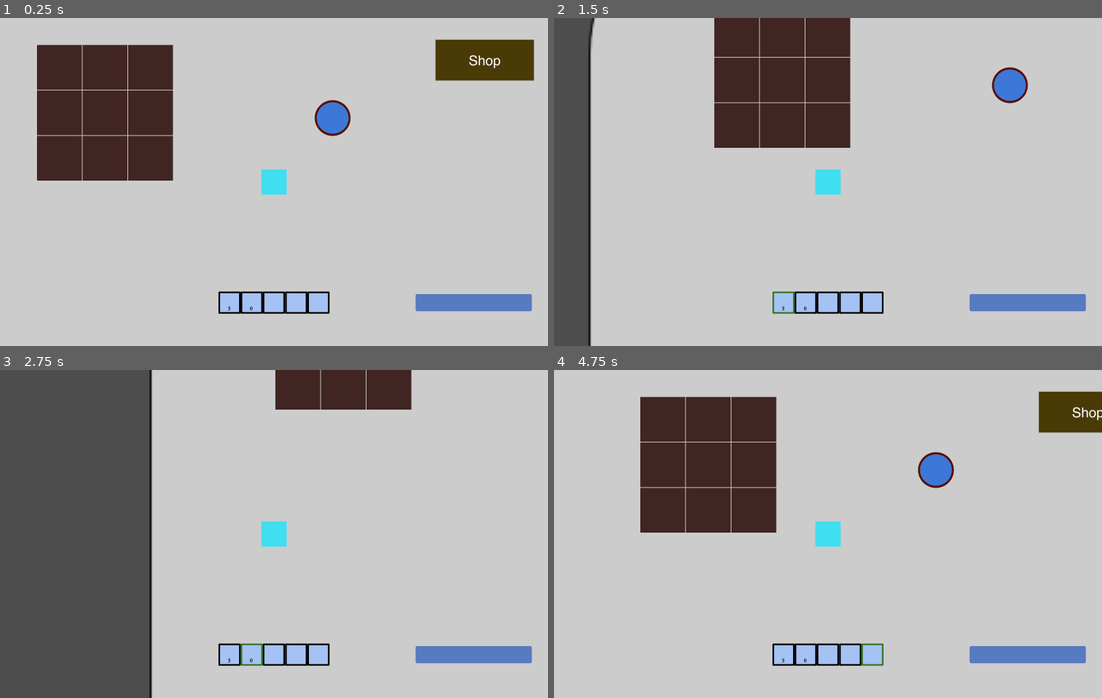
Above: before the commit, frames 1-4 (two rows, left to right).
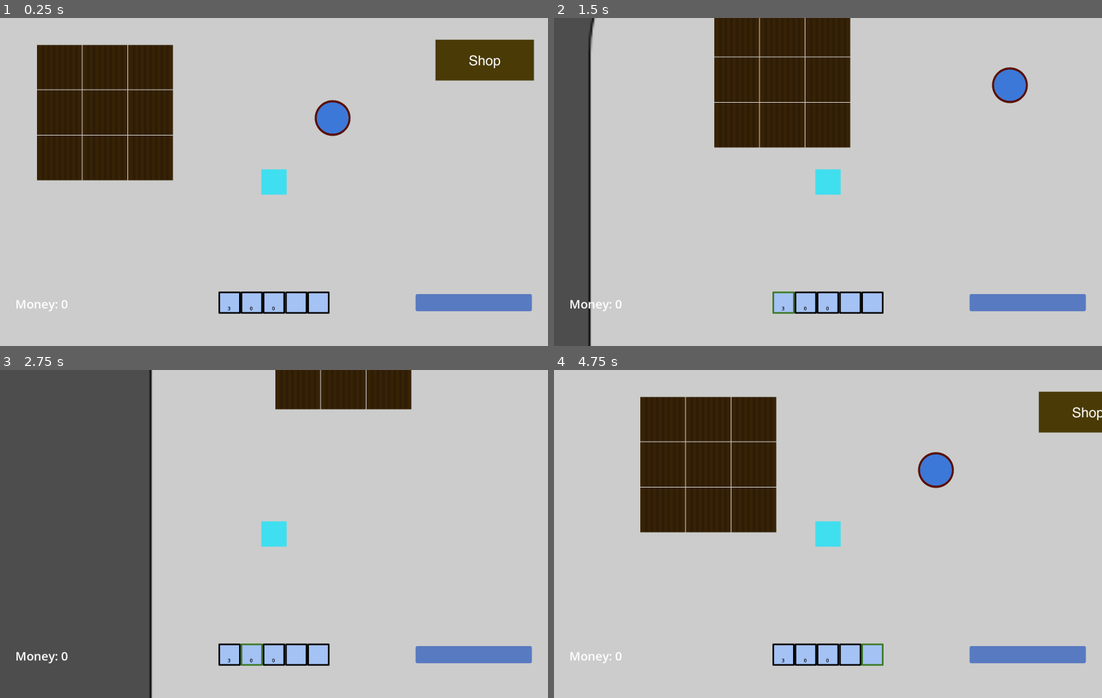
Above: after the commit, the same moments.

Repository: occult-frog/cake-orchard
Game: Godot game, scene res://background.tscn
Two runs of this game, one before a commit and one after it. Both use one fixed random seed, a clock stepped at 60 frames per second and the inputs below.
Inputs:
- Up to frame 1 (0.25 s): no input
- Up to frame 2 (1.5 s): tap Enter at 0.5 s; hold A (move_right) 0.53-1.28 s; hold F (plant) 0.53-1.28 s; hold S (move_down) from 1.28 s (still down); tap 1 (inv1) at 1.35 s
- Up to frame 3 (2.75 s): tap F (plant) at 1.55 s; release S (move_down) at 2.03 s; hold A (move_right) from 2.03 s (still down); hold F (plant) from 2.03 s (still down); tap 2 (inv2) at 2.1 s
- Up to frame 4 (4.75 s): release A (move_right) at 2.78 s; release F (plant) at 2.78 s; hold W (move_up) 2.78-3.53 s; tap 3 (inv3) at 2.85 s; tap F (plant) at 3.05, 4.55 s; hold F (plant) 3.53-4.28 s; hold D (move_left) from 3.53 s (still down); tap 4 (inv4) at 3.6 s; tap 5 (inv5) at 4.35 s

The runs differ from the first frame. In frame 1, 10% of the frame differs, in the area x 3-51%, y 8-90%; in frame 2, 9.8%; in frame 3, 3.1%; in frame 4, 10%.

Commit message:
Add files via upload

Diff:
--- a/background.tscn
+++ b/background.tscn
@@ -6,7 +6,11 @@
 [ext_resource type="PackedScene" uid="uid://n87mqdi7gbwb" path="res://well_node.tscn" id="4_splo0"]
 [ext_resource type="PackedScene" uid="uid://ci43kcqa2rp4j" path="res://shop_node.tscn" id="5_eq6nc"]
 
+[sub_resource type="GDScript" id="GDScript_bpugw"]
+script/source = "extends Node"
+
 [node name="Node2D" type="Node2D" unique_id=1351206177]
+script = SubResource("GDScript_bpugw")
 
 [node name="Background" type="Sprite2D" parent="." unique_id=1141353090]
 position = Vector2(2091, 1310)
--- a/farmland.gd
+++ b/farmland.gd
@@ -8,7 +8,7 @@
 
 func _ready():
 	normal_farmland = preload("res://farmland.png")
-	watered_farmland = preload("res://watered_farmland.png")
+	watered_farmland = preload("res://farmland_watered.png")
 	planted_farmland = preload("res://farmland_planted.png")
 	grown_farmland = preload("res://farmland_grown.png")
 	$NormalFarmland.texture = normal_farmland
--- a/farmland.tscn
+++ b/farmland.tscn
@@ -4,22 +4,21 @@
 [ext_resource type="Texture2D" uid="uid://wt0468ymsknn" path="res://farmland.png" id="1_kaipa"]
 
 [sub_resource type="RectangleShape2D" id="RectangleShape2D_kaipa"]
-size = Vector2(164, 164)
+size = Vector2(163.5, 163.5)
 
 [node name="Farmland" type="StaticBody2D" unique_id=690183917]
 script = ExtResource("1_hjufs")
 
 [node name="NormalFarmland" type="Sprite2D" parent="." unique_id=1489355787]
-position = Vector2(3.8146973e-06, 1.0000038)
-scale = Vector2(5.125, 5.125)
+scale = Vector2(2.04375, 2.04375)
 texture = ExtResource("1_kaipa")
 
 [node name="Area2D" type="Area2D" parent="." unique_id=1793400990]
 
 [node name="CollisionShape2D" type="CollisionShape2D" parent="Area2D" unique_id=1393922228]
-position = Vector2(0, 1)
 shape = SubResource("RectangleShape2D_kaipa")
 
 [node name="Timer" type="Timer" parent="." unique_id=158725595]
+wait_time = 15.0
 
 [connection signal="timeout" from="Timer" to="." method="_on_plants_grown"]
--- a/important_variables.gd
+++ b/important_variables.gd
@@ -6,3 +6,5 @@
 var wheat_seeds = 3
 var water_level = 100
 var max_water_level = 100
+var eggs = 0
+var shop_open = false
--- a/inventory.gd
+++ b/inventory.gd
@@ -25,3 +25,4 @@
 
 	$WheatSeeds.text = str(important_variables.wheat_seeds)
 	$Wheat.text = str(important_variables.wheat)
+	$Eggs.text = str(important_variables.eggs)
--- a/inventory.tscn
+++ b/inventory.tscn
@@ -23,3 +23,11 @@
 offset_bottom = 47.92308
 theme_override_colors/font_color = Color(0, 0, 0, 1)
 theme_override_font_sizes/font_size = 25
+
+[node name="Eggs" type="Label" parent="." unique_id=346007292]
+offset_left = -9.6923065
+offset_top = 12.461538
+offset_right = 45.538437
+offset_bottom = 47.92308
+theme_override_colors/font_color = Color(0, 0, 0, 1)
+theme_override_font_sizes/font_size = 25
--- a/player.gd
+++ b/player.gd
@@ -1,7 +1,13 @@
 extends CharacterBody2D
 
+@onready var shop_menu = $ShopMenuNode
 
 func _physics_process(delta):
 	var direction = Input.get_vector("move_right", "move_left", "move_up", "move_down")
 	velocity = direction * 600
 	move_and_slide()
+	$MoneyCounter.text = "Money: %s"%str(important_variables.money)
+	if important_variables.shop_open == true:
+		add_child(shop_menu)
+	else:
+		remove_child(shop_menu)
--- a/player.tscn
+++ b/player.tscn
@@ -4,6 +4,7 @@
 [ext_resource type="Script" uid="uid://cf7yhhbxbyyua" path="res://player.gd" id="1_onrkg"]
 [ext_resource type="PackedScene" uid="uid://bpis1yjhgjw35" path="res://inventory.tscn" id="3_i3pqv"]
 [ext_resource type="PackedScene" uid="uid://7oraign4rrff" path="res://water_level.tscn" id="4_hqtel"]
+[ext_resource type="PackedScene" uid="uid://dt58nvkbs04go" path="res://shop_menu_node.tscn" id="5_sweqy"]
 
 [sub_resource type="RectangleShape2D" id="RectangleShape2D_onrkg"]
 size = Vector2(91, 92)
@@ -30,3 +31,14 @@
 offset_right = 1003.8519
 offset_bottom = 834.2506
 fill_mode = 2
+
+[node name="ShopMenuNode" parent="." unique_id=1292905289 instance=ExtResource("5_sweqy")]
+
+[node name="MoneyCounter" type="Label" parent="." unique_id=1068833466]
+offset_left = -944.0
+offset_top = 400.0
+offset_right = -378.0
+offset_bottom = 491.0
+theme_override_font_sizes/font_size = 44
+text = "Money: 0"
+vertical_alignment = 1
--- /dev/null
+++ b/shop_menu_node.gd
@@ -0,0 +1,36 @@
+extends StaticBody2D
+
+var wheatsell
+var wheatbuy
+var eggsbuy
+var closemenu
+
+func _ready():
+	wheatsell = $WheatSellButton
+	wheatbuy = $WheatBuyButton
+	eggsbuy = $EggsBuyButton
+	closemenu = $CloseButton
+
+	wheatsell.pressed.connect(_sellWheat)
+	wheatbuy.pressed.connect(_buyWheat)
+	eggsbuy.pressed.connect(_buyEggs)
+	closemenu.pressed.connect(_closeWindow)
+
+
+func _sellWheat():
+	if important_variables.wheat > 0:
+		important_variables.wheat -= 1
+		important_variables.money += 10
+
+func _buyWheat():
+	if important_variables.money > 9:
+		important_variables.wheat += 1
+		important_variables.money -= 10
+
+func _buyEggs():
+	if important_variables.money > 4:
+		important_variables.eggs += 1
+		important_variables.money -= 5
+
+func _closeWindow():
+		important_variables.shop_open = false
--- a/shop_menu_node.tscn
+++ b/shop_menu_node.tscn
@@ -1,9 +1,12 @@
 [gd_scene format=3 uid="uid://dt58nvkbs04go"]
 
+[ext_resource type="Script" uid="uid://cws06aoa62rcs" path="res://shop_menu_node.gd" id="1_8ourk"]
 [ext_resource type="Texture2D" uid="uid://cddkepf31g3m0" path="res://shop_menu.png" id="1_gsqgk"]
 [ext_resource type="Texture2D" uid="uid://vs11rrgp0cwt" path="res://shop_button.png" id="2_8ourk"]
+[ext_resource type="Texture2D" uid="uid://c3qv6c0af2jnl" path="res://close_button.png" id="4_5gcly"]
 
 [node name="ShopMenuNode" type="StaticBody2D" unique_id=1292905289]
+script = ExtResource("1_8ourk")
 
 [node name="ShopMenu" type="Sprite2D" parent="." unique_id=2090769927]
 texture = ExtResource("1_gsqgk")
@@ -28,7 +31,7 @@
 icon = ExtResource("2_8ourk")
 icon_alignment = 1
 
-[node name="WheatBuyButton2" type="Button" parent="." unique_id=1555226]
+[node name="EggsBuyButton" type="Button" parent="." unique_id=1555226]
 offset_left = 84.0
 offset_top = 48.0
 offset_right = 225.0
@@ -37,3 +40,14 @@
 text = "Buy"
 icon = ExtResource("2_8ourk")
 icon_alignment = 1
+
+[node name="CloseButton" type="Button" parent="." unique_id=238044887]
+offset_left = 304.0
+offset_top = -195.0
+offset_right = 343.0
+offset_bottom = -145.0
+theme_override_colors/font_color = Color(0, 0, 0, 1)
+theme_override_font_sizes/font_size = 30
+text = "X"
+icon = ExtResource("4_5gcly")
+icon_alignment = 1
--- a/shop_node.gd
+++ b/shop_node.gd
@@ -1,9 +1,8 @@
 extends StaticBody2D
 
-signal shop_open
 
 func _physics_process(delta):
 	var things_in_range = $Area2D.get_overlapping_bodies()
 
 	if Input.is_action_just_pressed("plant") and things_in_range.size() == 1:
-		shop_open
+		important_variables.shop_open = true
--- a/shop_node.tscn
+++ b/shop_node.tscn
@@ -4,7 +4,7 @@
 [ext_resource type="Script" uid="uid://caxr1ghe1l4gg" path="res://shop_node.gd" id="1_najse"]
 
 [sub_resource type="RectangleShape2D" id="RectangleShape2D_fmxu2"]
-size = Vector2(360, 150)
+size = Vector2(360, 149)
 
 [node name="ShopNode" type="StaticBody2D" unique_id=1343659626]
 script = ExtResource("1_najse")
@@ -15,4 +15,5 @@
 [node name="Area2D" type="Area2D" parent="." unique_id=1640060254]
 
 [node name="CollisionShape2D" type="CollisionShape2D" parent="Area2D" unique_id=2016175398]
+position = Vector2(0, 0.5)
 shape = SubResource("RectangleShape2D_fmxu2")
Binary file added: close_button.png
Not shown, added: close_button.png.import
Binary file changed: farmland.png
Binary file changed: farmland_grown.png
Binary file changed: farmland_planted.png
Binary file added: farmland_watered.png
Not shown, added: farmland_watered.png.import
Not shown, added: shop_menu_node.gd.uid
